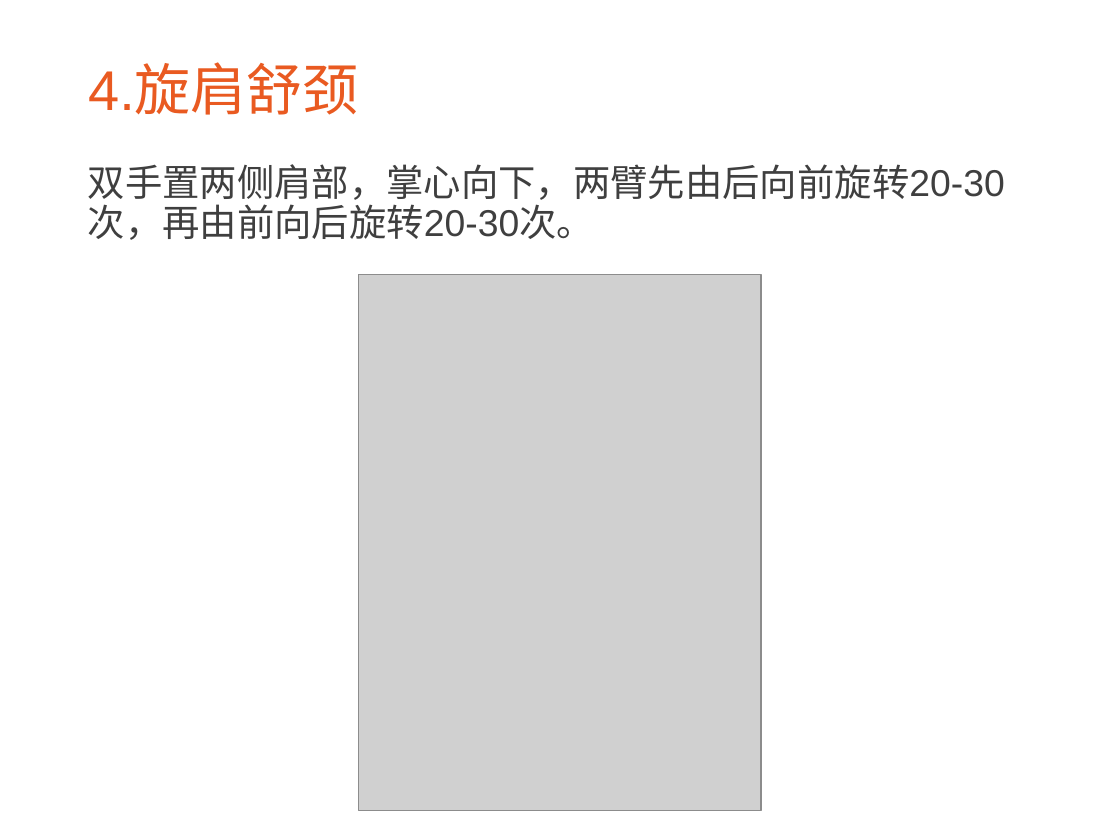
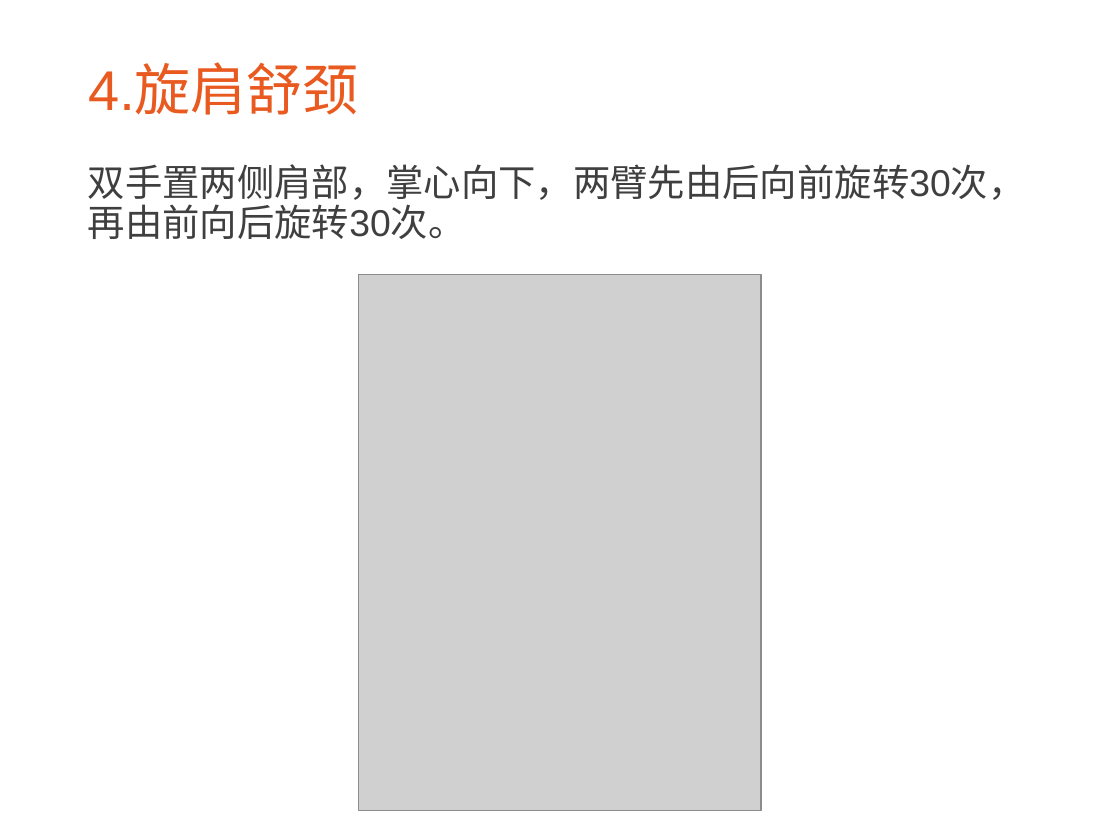
Before and after one commit to CatMan1994/file, a slide deck: slide 5 of 中医与养生分享会/颈椎操.ppt. Drawn at 1120x840 pixels with LibreOffice and Linux fonts; fonts in the diff are those of the drawing; grey boxes stand for pictures; background and template pictures are left out. Boxes give left, top, right and bottom in pixels: in the first picture for what was removed or moved away, otherwise in the second. Text is boxed around its words. In the diff, an @@ line names an element or a change of style, - is before the commit and + after.

```diff
--- a/中医与养生分享会/颈椎操.ppt
+++ b/中医与养生分享会/颈椎操.ppt
@@ text at (88, 164, 1026, 239): text changed @@
-双手置两侧肩部，掌心向下，两臂先由后向前旋转20-30次，再由前向后旋转20-30次。
+双手置两侧肩部，掌心向下，两臂先由后向前旋转30次，再由前向后旋转30次。
```
Also in this commit, not shown: 1 other slide changed, 1 other file.
